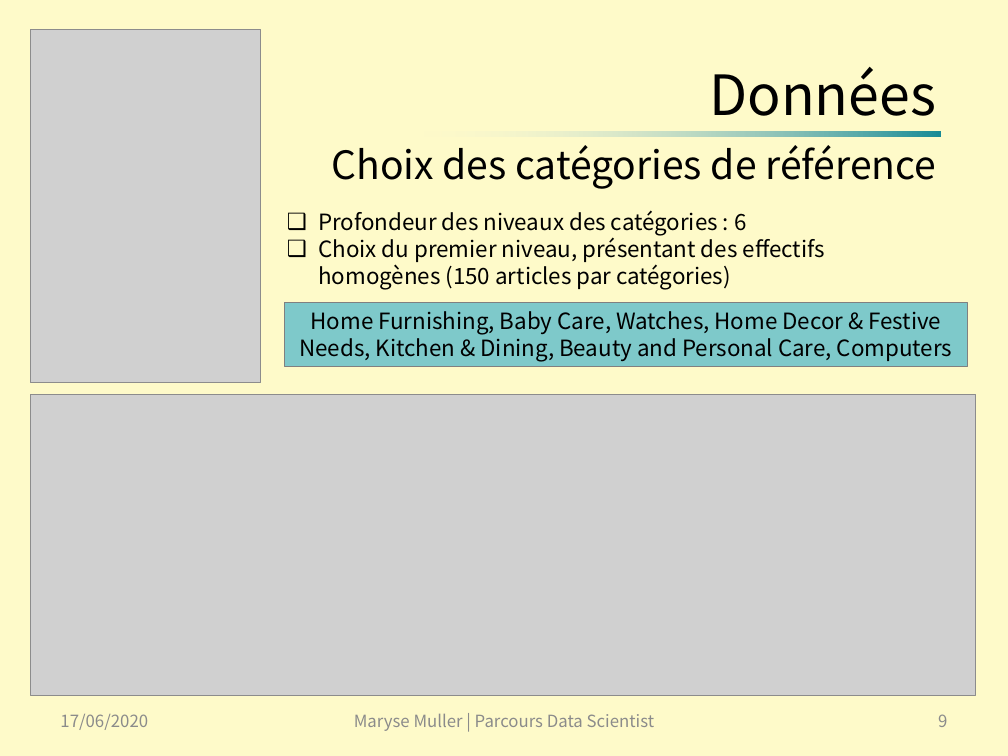
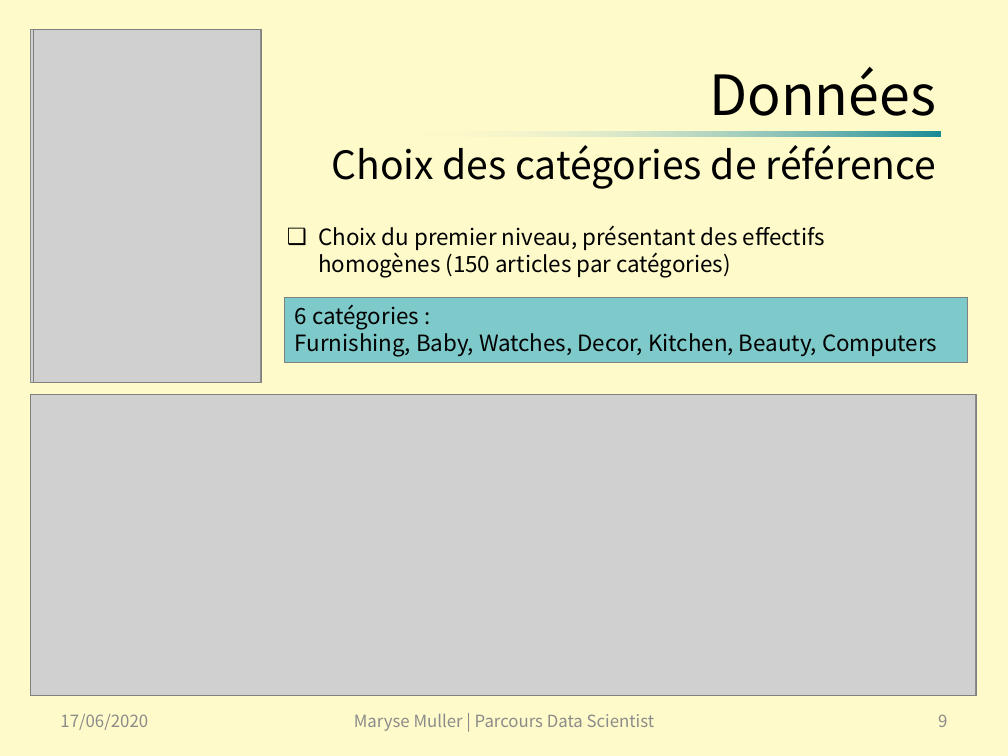
Before and after one commit to SmellyArmure/OC_DS_Project6, a slide deck: slide 9 of PRESENTATION/Projet6.pptx. Drawn at 1008x756 pixels with LibreOffice and Linux fonts; fonts in the diff are those of the drawing; grey boxes stand for pictures. Boxes give left, top, right and bottom in pixels: in the first picture for what was removed or moved away, otherwise in the second. Text is boxed around its words. In the diff, an @@ line names an element or a change of style, - is before the commit and + after.

```diff
--- a/PRESENTATION/Projet6.pptx
+++ b/PRESENTATION/Projet6.pptx
@@ rectangle added at bbox=[33, 29, 261, 383], outline #808080 0.5 pt @@
@@ text "Choix du premier niveau, présentant ...": place and size @@
-text "Choix du premier niveau, présentant ..." at bbox=[318, 210, 825, 289]
+text "Choix du premier niveau, présentant ..." at bbox=[318, 225, 825, 277]
@@ text at bbox=[318, 210, 746, 236]: paragraph removed @@
-❑ Profondeur des niveaux des catégories : 6
@@ rectangle "6 catégories :": place and size @@
-rectangle "6 catégories :" at bbox=[285, 302, 968, 367]
+rectangle "6 catégories :" at bbox=[285, 297, 968, 362]
@@ text in rectangle at bbox=[295, 304, 937, 357]: text changed @@
-Home Furnishing, Baby Care, Watches, Home Decor & Festive Needs, Kitchen & Dining, Beauty and Personal Care, Computers
+6 catégories :
+Furnishing, Baby, Watches, Decor, Kitchen, Beauty, Computers
```
Also in this commit, not shown: 12 other slides changed, 10 slides added, 1 slide removed, 12 other files.
